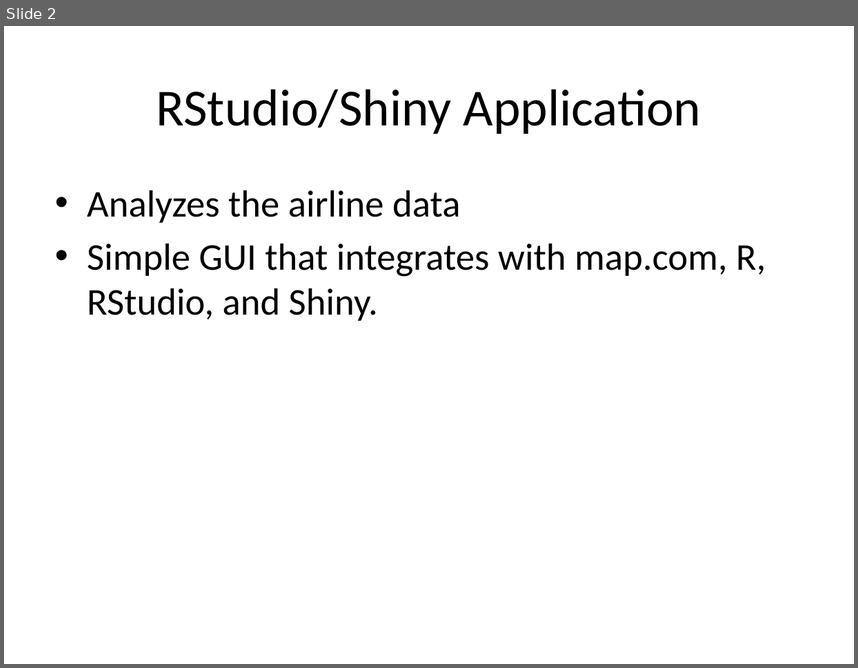
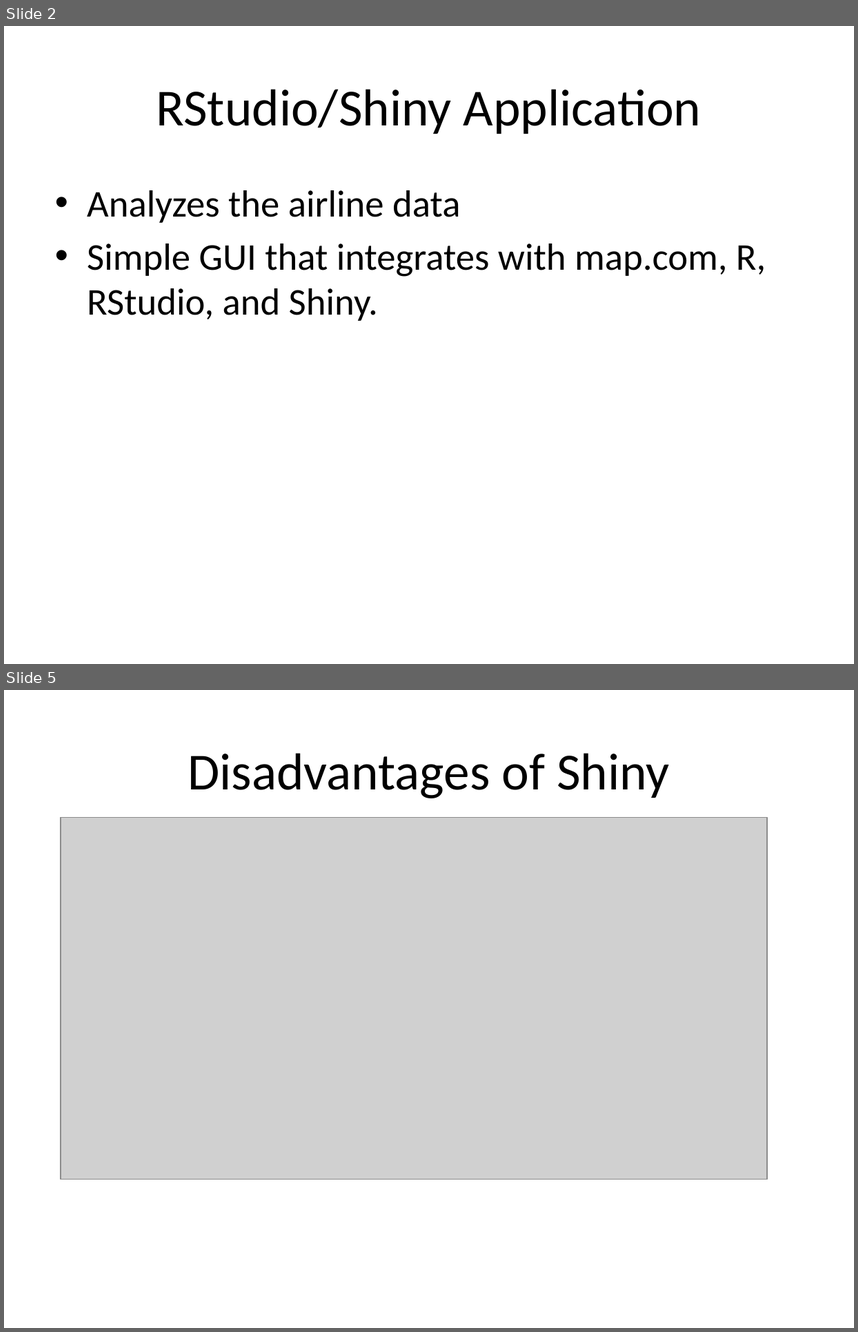
Before and after one commit to elkinst65/QTW_14, a slide deck: graphLab_Create/QTW_14.pptx. Shown one above the other, each under a label of ours: slide 2 before the commit, slides 2 and 5 after it; the slides between them are not shown. The pictures are 858x668 and 858x1332 pixels, drawn with LibreOffice and Linux fonts; fonts in the diff are those of the drawing; grey boxes stand for pictures. Boxes give left, top, right and bottom in pixels: in the first picture for what was removed or moved away, otherwise in the second. Text is boxed around its words. In the diff, an @@ line names an element or a change of style, - is before the commit and + after.

```diff
--- a/graphLab_Create/QTW_14.pptx
+++ b/graphLab_Create/QTW_14.pptx
@@ slide 5 added at [4,690,854,1328], background #FFFFFF @@
@@ title added at [188,753,670,798], 44 pt, text #000000 @@
+Disadvantages of Shiny
@@ picture added at [61,818,767,1179] @@
```
Also in this commit, not shown: 1 slide changed, 1 other slide added.
